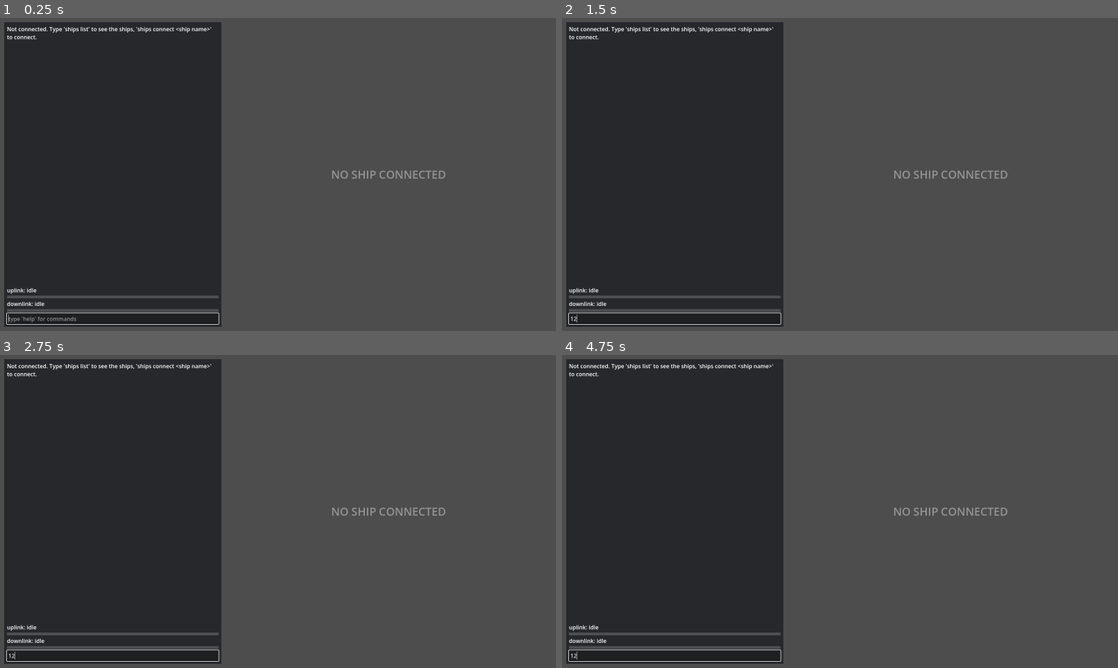
Above: before the commit, frames 1-4 (two rows, left to right).
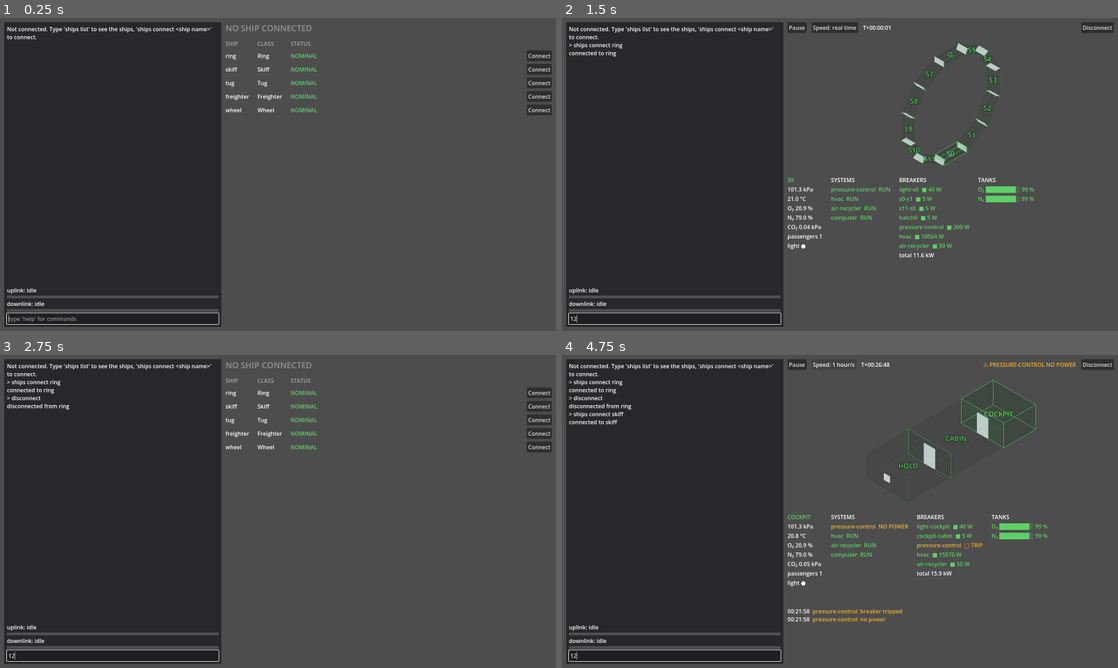
Above: after the commit, the same moments.

Repository: mvbrock/accretionism
Game: Godot game, scene res://scenes/main.tscn
The game is run twice, just before and just after one commit, with the same random seed, the same clock (stepped at 60 frames per second) and the same inputs.
Inputs (mouse positions are in pixels of both pictures, inside the frame that each line leads up to):
- Up to frame 1 (0.25 s): no input
- Up to frame 2 (1.5 s): click (673, 318) at 0.52 s; type "12" at 0.6 s; click (1101, 55) at 1.25 s, where only the run after the commit has a clickable "Connect"
- Up to frame 3 (2.75 s): click (533, 364) at 2 s, where only the run after the commit has a clickable "Disconnect"
- Up to frame 4 (4.75 s): click (1101, 405) at 2.75 s, where only the run after the commit has a clickable "Connect"; click (834, 364) at 3.5 s, where only the run after the commit has a clickable "Speed: real time"; click (834, 364) at 4.25 s, where only the run after the commit has a clickable "Speed: 1 min/s"

The runs differ from the first frame. In frame 1, 1.6% of the frame differs, in the area x 40-100%, y 2-52%; in frame 2, 3.1%; in frame 3, 1.9%; in frame 4, 3.6%, in the area x 1-100%, y 1-86%.

Commit message:
console: a ship table while disconnected, and a Disconnect button
Disconnected, the dashboard's place lists each ship's name, class, live
status (its top alarm, amber or red, or a green NOMINAL) and a Connect
button. Connected, the clock bar ends in a Disconnect button. Both
buttons run the same lines a user would type.

Co-Authored-By: Claude Opus 5.5 <noreply@anthropic.com>

Diff:
--- a/prototypes/console/scripts/dashboard_model.gd
+++ b/prototypes/console/scripts/dashboard_model.gd
@@ -92,6 +92,20 @@
 	return "total %.1f kW" % (ship.total_draw_w() / 1000.0)
 
 
+## The ship's type as the ship table shows it: its class name without `Ship`, such as `Skiff`.
+static func ship_class(ship: Ship) -> String:
+	return (ship.get_script() as Script).get_global_name().trim_suffix("Ship")
+
+
+## The ship table's status: the top alarm, or NOMINAL when there is none. Its level is the worst
+## of every room, tank, system and breaker on the ship.
+static func ship_status(ship: Ship) -> Dictionary:
+	var alarm := top_alarm(ship)
+	if alarm.level == Status.Level.NOMINAL:
+		return {"text": "NOMINAL", "level": Status.Level.NOMINAL}
+	return alarm
+
+
 static func top_alarm(ship: Ship) -> Dictionary:
 	var candidates: Array[Dictionary] = []
 	for room in ship.rooms:
--- a/prototypes/console/scripts/ui/dashboard_view.gd
+++ b/prototypes/console/scripts/ui/dashboard_view.gd
@@ -8,6 +8,7 @@
 signal speed_pressed
 signal room_clicked(room_id: String)
 signal room_selected
+signal disconnect_pressed
 
 const GREEN := Color("5fd068")
 const AMBER := Color("f0b030")
@@ -23,6 +24,7 @@
 var clock_bar: HBoxContainer
 var pause_button: Button
 var speed_button: Button
+var disconnect_button: Button
 var ship_view: ShipView3D
 var panels: Control
 ## The id of the room the ROOM panel shows; "" until a ship is shown.
@@ -113,7 +115,9 @@
 	_alarm_label = Label.new()
 	_alarm_label.size_flags_horizontal = Control.SIZE_EXPAND_FILL
 	_alarm_label.horizontal_alignment = HORIZONTAL_ALIGNMENT_RIGHT
-	for node in [pause_button, speed_button, _clock_label, _alarm_label]:
+	disconnect_button = _clock_button(disconnect_pressed)
+	disconnect_button.text = "Disconnect"
+	for node in [pause_button, speed_button, _clock_label, _alarm_label, disconnect_button]:
 		bar.add_child(node)
 	return bar
 
--- a/prototypes/console/scripts/ui/main.gd
+++ b/prototypes/console/scripts/ui/main.gd
@@ -7,7 +7,6 @@
 ## the skiff, opens the hatch and selects the hold, saves venting.png at 20 s, closes it, saves refilled.png at 120 s, then quits)
 
 const GREETING := "Not connected. Type 'ships list' to see the ships, 'ships connect <ship name>' to connect."
-const NO_SHIP_TEXT := "NO SHIP CONNECTED"
 const OVERLAY_TEXT := "COMPUTER REBOOTING"
 const STALE_TEXT := "STALE"
 const WINDOW_MARGIN_PX := 12
@@ -29,7 +28,7 @@
 var console: Console
 var console_panel: PanelContainer
 var stage: Control
-var no_ship_label: Label
+var ship_table: ShipTable
 var overlay: Label
 var stale_label: Label
 
@@ -75,11 +74,12 @@
 
 ## The one place that reads the computer's state. Running: redraw. Booting: the
 ## overlay covers the panels. Fault: the panels stay as they were, marked stale.
-## Disconnected: no dashboard, only NO SHIP CONNECTED.
+## Disconnected: no dashboard, only the ship table.
 func refresh() -> void:
 	console.link_status.show_link(link)
-	no_ship_label.visible = ship == null
+	ship_table.visible = ship == null
 	if ship == null:
+		ship_table.show_fleet(fleet)
 		overlay.visible = false
 		stale_label.visible = false
 		return
@@ -139,9 +139,10 @@
 	stage.size_flags_horizontal = Control.SIZE_EXPAND_FILL
 	stage.size_flags_stretch_ratio = DASHBOARD_SHARE
 	split.add_child(stage)
-	no_ship_label = _make_banner(NO_SHIP_TEXT, Control.PRESET_FULL_RECT, 32)
-	no_ship_label.add_theme_color_override("font_color", Color(1, 1, 1, 0.4))
-	stage.add_child(no_ship_label)
+	ship_table = ShipTable.new(fleet)
+	ship_table.set_anchors_and_offsets_preset(Control.PRESET_TOP_WIDE)
+	ship_table.connect_pressed.connect(func(ship_name: String) -> void: run_line("ships connect " + ship_name))
+	stage.add_child(ship_table)
 	overlay = _make_banner(OVERLAY_TEXT, Control.PRESET_FULL_RECT, 48)
 	overlay.add_theme_stylebox_override("normal", _scrim())
 	stage.add_child(overlay)
@@ -166,6 +167,7 @@
 	stage.move_child(dashboard, 0)
 	dashboard.pause_pressed.connect(_toggle_pause)
 	dashboard.speed_pressed.connect(_next_speed)
+	dashboard.disconnect_pressed.connect(run_line.bind("disconnect"))
 	dashboard.room_clicked.connect(_on_room_clicked)
 	dashboard.room_selected.connect(refresh)
 	dashboard.clock_bar.resized.connect(_leave_clock_bar_uncovered)
--- /dev/null
+++ b/prototypes/console/scripts/ui/ship_table.gd
@@ -0,0 +1,68 @@
+class_name ShipTable
+extends VBoxContainer
+## What the dashboard side shows while the console is disconnected: one row per ship with its
+## name, class, status and a Connect button. The status is the ship's worst reading, amber or red,
+## and show_fleet() refreshes it.
+
+signal connect_pressed(ship_name: String)
+
+const TITLE := "NO SHIP CONNECTED"
+const HEADINGS := ["SHIP", "CLASS", "STATUS", ""]
+const HEADING_COLOR := Color(1, 1, 1, 0.5)
+
+var grid: GridContainer
+var _status_labels := {}
+var _connect_buttons := {}
+
+
+func _init(fleet: Fleet) -> void:
+	add_theme_constant_override("separation", 16)
+	var title := Label.new()
+	title.text = TITLE
+	title.add_theme_font_size_override("font_size", 24)
+	title.add_theme_color_override("font_color", Color(1, 1, 1, 0.4))
+	add_child(title)
+	grid = GridContainer.new()
+	grid.columns = HEADINGS.size()
+	grid.add_theme_constant_override("h_separation", 24)
+	grid.add_theme_constant_override("v_separation", 8)
+	add_child(grid)
+	for heading in HEADINGS:
+		var label := _cell(heading)
+		label.add_theme_color_override("font_color", HEADING_COLOR)
+	for ship_name in fleet.ships:
+		_cell(ship_name)
+		_cell(DashboardModel.ship_class(fleet.ships[ship_name]))
+		var status := _cell("")
+		status.size_flags_horizontal = Control.SIZE_EXPAND_FILL
+		_status_labels[ship_name] = status
+		var button := Button.new()
+		button.text = "Connect"
+		button.focus_mode = Control.FOCUS_NONE
+		button.pressed.connect(func() -> void: connect_pressed.emit(ship_name))
+		grid.add_child(button)
+		_connect_buttons[ship_name] = button
+	show_fleet(fleet)
+
+
+func show_fleet(fleet: Fleet) -> void:
+	for ship_name in _status_labels:
+		var status := DashboardModel.ship_status(fleet.ships[ship_name])
+		var label: Label = _status_labels[ship_name]
+		label.text = status.text
+		label.add_theme_color_override("font_color", DashboardView.status_color(status.level))
+
+
+func status_label(ship_name: String) -> Label:
+	return _status_labels[ship_name]
+
+
+func connect_button(ship_name: String) -> Button:
+	return _connect_buttons[ship_name]
+
+
+func _cell(text: String) -> Label:
+	var label := Label.new()
+	label.text = text
+	grid.add_child(label)
+	return label
--- a/prototypes/console/tests/test_dashboard_model.gd
+++ b/prototypes/console/tests/test_dashboard_model.gd
@@ -122,3 +122,24 @@
 	assert_true(DashboardModel.gas_name("O2") == "O₂", "O2")
 	assert_true(DashboardModel.gas_name("N2") == "N₂", "N2")
 	assert_true(DashboardModel.gas_name("CO2") == "CO₂", "CO2")
+
+func test_ship_class_is_the_class_name_without_ship() -> void:
+	assert_true(DashboardModel.ship_class(SkiffShip.new()) == "Skiff", "got '%s'" % DashboardModel.ship_class(SkiffShip.new()))
+	assert_true(DashboardModel.ship_class(TugShip.new()) == "Tug", "a DeckShip subclass names itself")
+
+func test_ship_status_is_nominal_on_a_healthy_ship() -> void:
+	var status := DashboardModel.ship_status(ShipFixture.make())
+	assert_true(status.text == "NOMINAL" and status.level == Status.Level.NOMINAL, "got %s" % status)
+
+func test_ship_status_is_amber_when_a_breaker_trips() -> void:
+	var ship := ShipFixture.make()
+	ship.power.trip(Ship.light_breaker_id("cockpit"))
+	var status := DashboardModel.ship_status(ship)
+	assert_true(status.level == Status.Level.WARNING, "got %s" % status)
+
+func test_ship_status_is_red_when_a_room_vents() -> void:
+	var ship := ShipFixture.make()
+	ship.power.trip(Ship.light_breaker_id("cockpit"))
+	_vent_cargo(ship)
+	var status := DashboardModel.ship_status(ship)
+	assert_true(status.level == Status.Level.DANGER, "red beats amber, got %s" % status)
--- a/prototypes/console/tests/test_main_scene.gd
+++ b/prototypes/console/tests/test_main_scene.gd
@@ -28,7 +28,7 @@
 	var main := _disconnected_main()
 	assert_true(main.ship == null, "no ship is connected")
 	assert_true(main.dashboard == null, "no dashboard is built")
-	assert_true(main.no_ship_label.visible, "NO SHIP CONNECTED shows")
+	assert_true(main.ship_table.visible, "the ship table shows")
 	var text := main.console.scrollback.get_parsed_text()
 	assert_true(text.contains(Main.GREETING), "the console says how to connect, got '%s'" % text)
 
@@ -37,7 +37,7 @@
 	var main := _disconnected_main()
 	main.console.line_submitted.emit("ships connect wren")
 	assert_true(main.ship == main.fleet.ships.wren, "wren is connected")
-	assert_true(not main.no_ship_label.visible, "the placeholder hides")
+	assert_true(not main.ship_table.visible, "the ship table hides")
 	assert_true(main.dashboard != null and main.dashboard.ship_view.room_box("treehouse") != null, "the dashboard shows wren's rooms")
 	assert_true(main.console.scrollback.get_parsed_text().contains("connected to wren"), "the response prints")
 
@@ -47,7 +47,7 @@
 	main.console.line_submitted.emit("disconnect")
 	assert_true(main.ship == null, "no ship is connected")
 	assert_true(main.dashboard == null, "the dashboard is gone")
-	assert_true(main.no_ship_label.visible, "NO SHIP CONNECTED shows")
+	assert_true(main.ship_table.visible, "the ship table shows")
 
 
 func test_disconnect_clears_the_reboot_overlay() -> void:
@@ -89,6 +89,50 @@
 	assert_true(not is_instance_valid(old), "the old dashboard is freed")
 	await _click_room(main, "cargo")
 	assert_true(main.dashboard.room_heading.text == "CARGO", "got '%s'" % main.dashboard.room_heading.text)
+
+
+func test_ship_table_lists_each_ship_with_its_class() -> void:
+	var main := _disconnected_main()
+	var cells := main.ship_table.grid.get_children().map(
+			func(node: Node) -> String: return (node as Label).text if node is Label else "")
+	assert_true(cells.slice(4, 7) == ["kestrel", "ThreeRoom", "NOMINAL"], "kestrel's row, got %s" % [cells])
+	assert_true(cells.slice(8, 11) == ["wren", "FourRoom", "NOMINAL"], "wren's row, got %s" % [cells])
+
+
+func test_ship_table_status_turns_amber_then_red() -> void:
+	var main := _disconnected_main()
+	var kestrel: Ship = main.fleet.ships.kestrel
+	kestrel.power.trip(Ship.light_breaker_id("cockpit"))
+	main.refresh()
+	var label := main.ship_table.status_label("kestrel")
+	assert_true(label.get_theme_color("font_color") == DashboardView.AMBER, "a tripped breaker is amber")
+	_vent(kestrel.room("cargo"))
+	main.refresh()
+	assert_true(label.get_theme_color("font_color") == DashboardView.RED, "a vented room is red, text '%s'" % label.text)
+	assert_true(main.ship_table.status_label("wren").get_theme_color("font_color") == DashboardView.GREEN, "wren stays green")
+
+
+func test_connect_button_connects_to_that_ship() -> void:
+	var main := _disconnected_main()
+	main.ship_table.connect_button("wren").pressed.emit()
+	assert_true(main.ship == main.fleet.ships.wren, "wren is connected")
+	assert_true(main.console.scrollback.get_parsed_text().contains("> ships connect wren"), "the command echoes")
+
+
+func test_disconnect_button_disconnects() -> void:
+	var main := _main()
+	main.dashboard.disconnect_button.pressed.emit()
+	assert_true(main.ship == null, "no ship is connected")
+	assert_true(main.ship_table.visible, "the ship table is back")
+	assert_true(main.console.scrollback.get_parsed_text().contains("> disconnect"), "the command echoes")
+
+
+func test_disconnect_button_waits_on_a_command_in_flight() -> void:
+	var main := _main()
+	main.ship.transmission_s = 10.0
+	main.console.line_submitted.emit("door open hatch")
+	main.dashboard.disconnect_button.pressed.emit()
+	assert_true(main.ship != null, "still connected while the reply is out")
 
 
 func test_every_ship_runs_while_disconnected() -> void:
@@ -524,10 +568,12 @@
 	own(dashboard)
 	dashboard.set_anchors_preset(Control.PRESET_TOP_LEFT)
 	dashboard.size = Vector2(900, 900)
+	dashboard.show_clock(SimClock.new())
 	dashboard.show_ship(WheelShip.new())
 	await tree.process_frame
 	await tree.process_frame
-	assert_true(dashboard.ship_view.size.y >= 0.45 * dashboard.size.y, "the view is %.0f of %.0f" % [dashboard.ship_view.size.y, dashboard.size.y])
+	var below_clock_bar := dashboard.size.y - dashboard.clock_bar.size.y
+	assert_true(dashboard.ship_view.size.y >= 0.45 * below_clock_bar, "the view is %.0f of %.0f" % [dashboard.ship_view.size.y, below_clock_bar])
 
 
 func _listed_breakers(dashboard: DashboardView) -> Array[String]:
Not shown, added: prototypes/console/scripts/ui/ship_table.gd.uid
Not shown, changed: prototypes/console/docs/design.md
